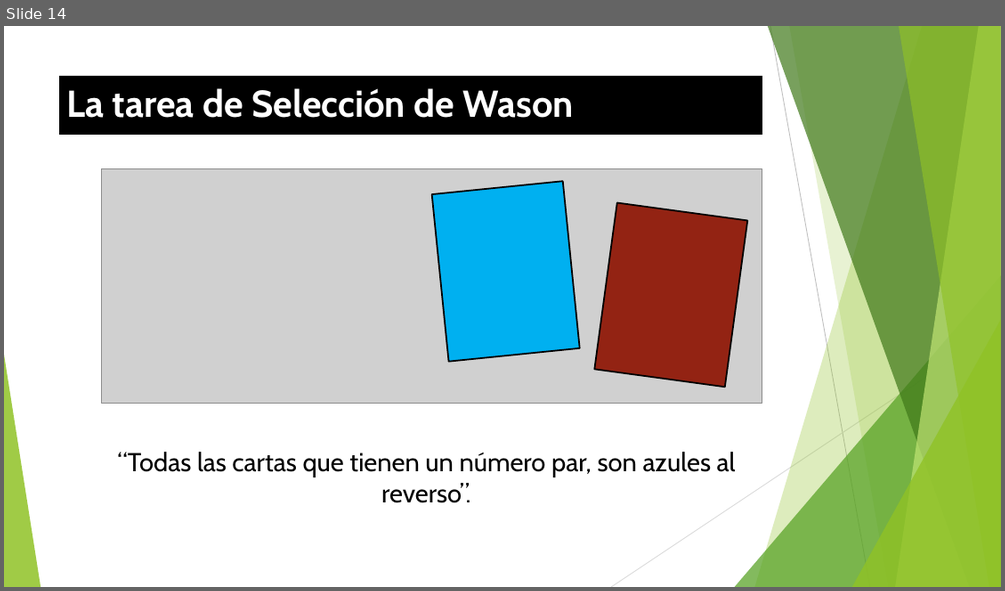
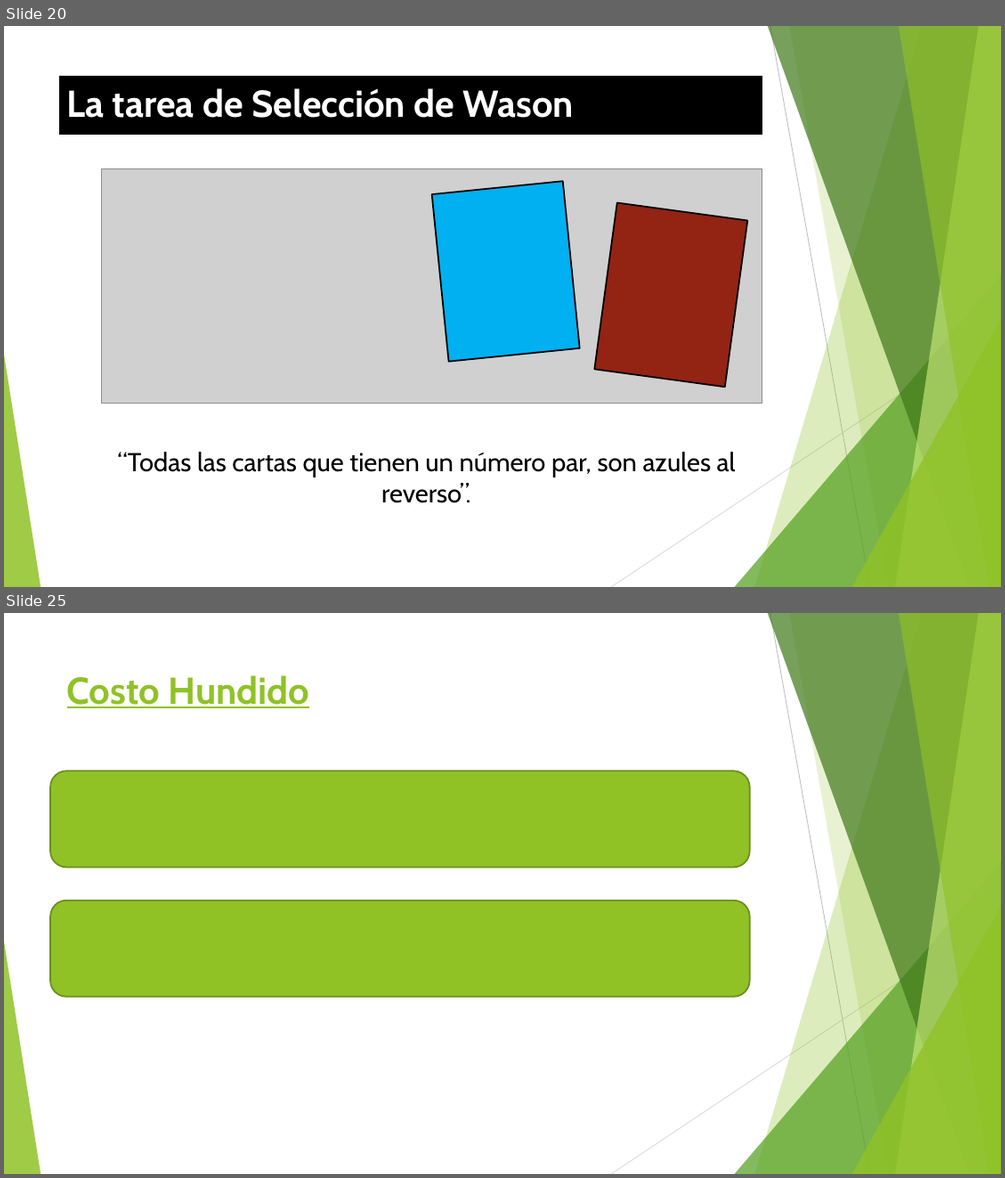
Before and after one commit to Adrifelcha/afchavez-019, a slide deck: JeanPiaget/Presentaciones/Bonus_Heuristios-Sesgos.pptx. Shown one above the other, each under a label of ours: slide 14 before the commit, slides 20 and 25 after it; the slides between them are not shown. The pictures are 1005x591 and 1005x1178 pixels, drawn with LibreOffice and Linux fonts; fonts in the diff are those of the drawing; grey boxes stand for pictures. Boxes give left, top, right and bottom in pixels: in the first picture for what was removed or moved away, otherwise in the second. Text is boxed around its words. In the diff, an @@ line names an element or a change of style, - is before the commit and + after.

```diff
--- a/JeanPiaget/Presentaciones/Bonus_Heuristios-Sesgos.pptx
+++ b/JeanPiaget/Presentaciones/Bonus_Heuristios-Sesgos.pptx
@@ slide 25 added at bbox=[4, 613, 1001, 1174], background #FFFFFF; not listed: 10 template elements that a slide beside it also shows @@
@@ title added at bbox=[67, 675, 310, 708], 36 pt, text #90C226, bold, underline @@
+Costo Hundido
@@ rounded rectangle added at bbox=[50, 771, 750, 868], fill #90C226, outline #6B901C 1.5 pt @@
@@ rounded rectangle added at bbox=[50, 900, 750, 997], fill #90C226, outline #6B901C 1.5 pt @@
@@ what was slide 14 is now slide 20 @@
```
Also in this commit, not shown: 6 slides changed, 14 other slides added, 2 slides removed, 6 other files.
